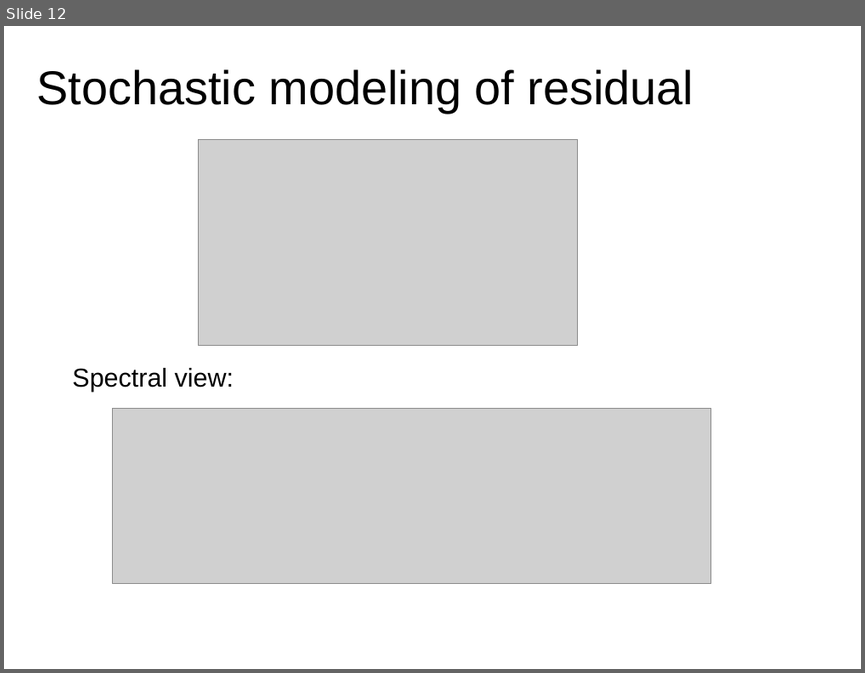
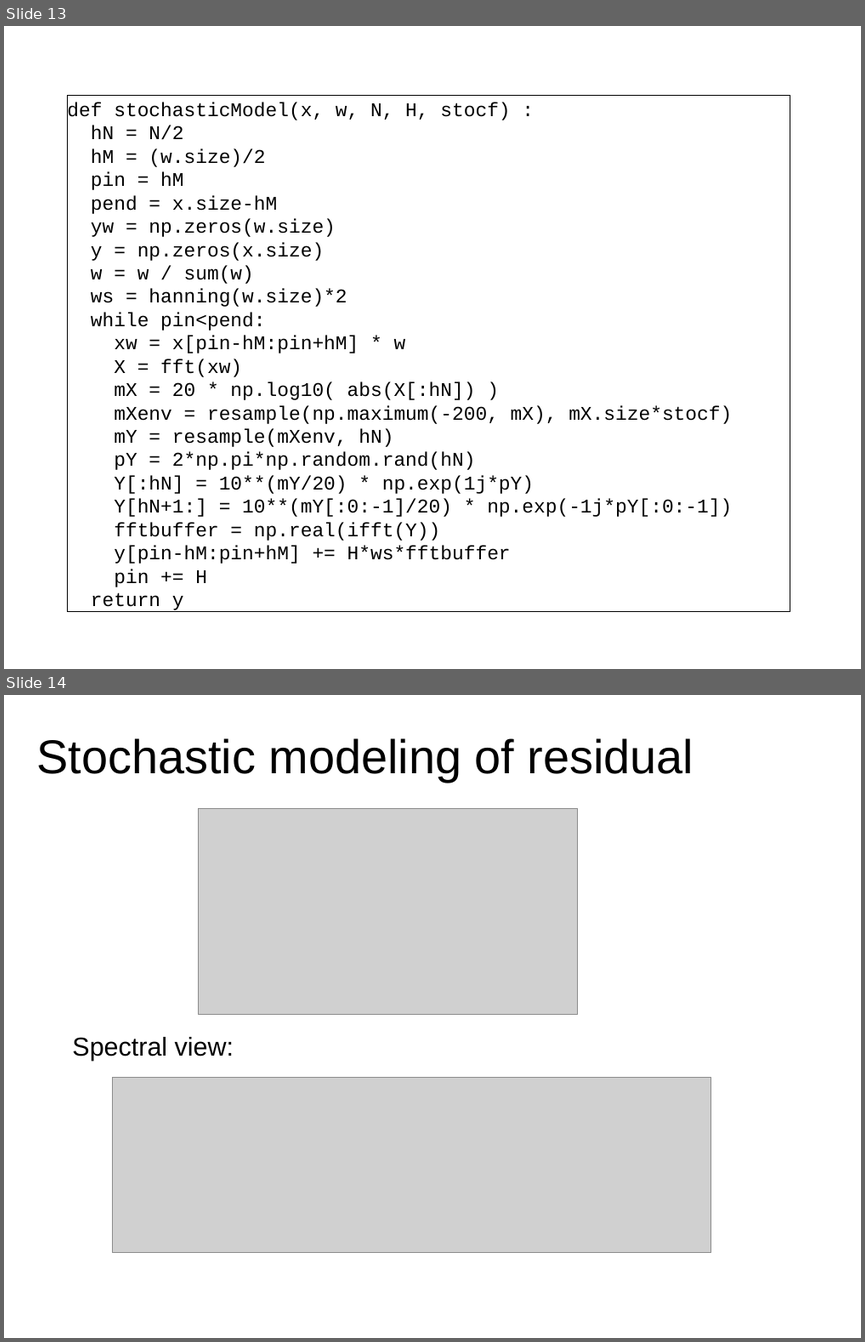
Before and after one commit to MTG/sms-tools, a slide deck: teaching-material/lectures/lect7-Sinusoidal-plus-Residual-model/7-Sinusoidal-plus-Residual-model.odp. Shown one above the other, each under a label of ours: slide 12 before the commit, slides 13 and 14 after it. The pictures are 865x673 and 865x1342 pixels, drawn with LibreOffice and Linux fonts; fonts in the diff are those of the drawing; grey boxes stand for pictures. Boxes give left, top, right and bottom in pixels: in the first picture for what was removed or moved away, otherwise in the second. Text is boxed around its words. In the diff, an @@ line names an element or a change of style, - is before the commit and + after.

```diff
--- a/teaching-material/lectures/lect7-Sinusoidal-plus-Residual-model/7-Sinusoidal-plus-Residual-model.odp
+++ b/teaching-material/lectures/lect7-Sinusoidal-plus-Residual-model/7-Sinusoidal-plus-Residual-model.odp
@@ slide 13 added at [4, 26, 861, 669], background #FFFFFF @@
@@ rectangle added at [67, 96, 790, 612], outline #000000 0 pt, 18 pt, text #000000 @@
+def stochasticModel(x, w, N, H, stocf) :
+hN = N/2
+hM = (w.size)/2
+pin = hM
+pend = x.size-hM
+yw = np.zeros(w.size)
+y = np.zeros(x.size)
+w = w / sum(w)
+ws = hanning(w.size)*2
+while pin<pend:
+xw = x[pin-hM:pin+hM] * w
+X = fft(xw)
+mX = 20 * np.log10( abs(X[:hN]) )
+mXenv = resample(np.maximum(-200, mX), mX.size*stocf)
+mY = resample(mXenv, hN)
+pY = 2*np.pi*np.random.rand(hN)
+Y[:hN] = 10**(mY/20) * np.exp(1j*pY)
+Y[hN+1:] = 10**(mY[:0:-1]/20) * np.exp(-1j*pY[:0:-1])
+fftbuffer = np.real(ifft(Y))
+y[pin-hM:pin+hM] += H*ws*fftbuffer
+pin += H
+return y
@@ what was slide 12 is now slide 14 @@
```
Also in this commit, not shown: 1 slide changed, 3 other slides added, 2 slides removed, 20 other files.
